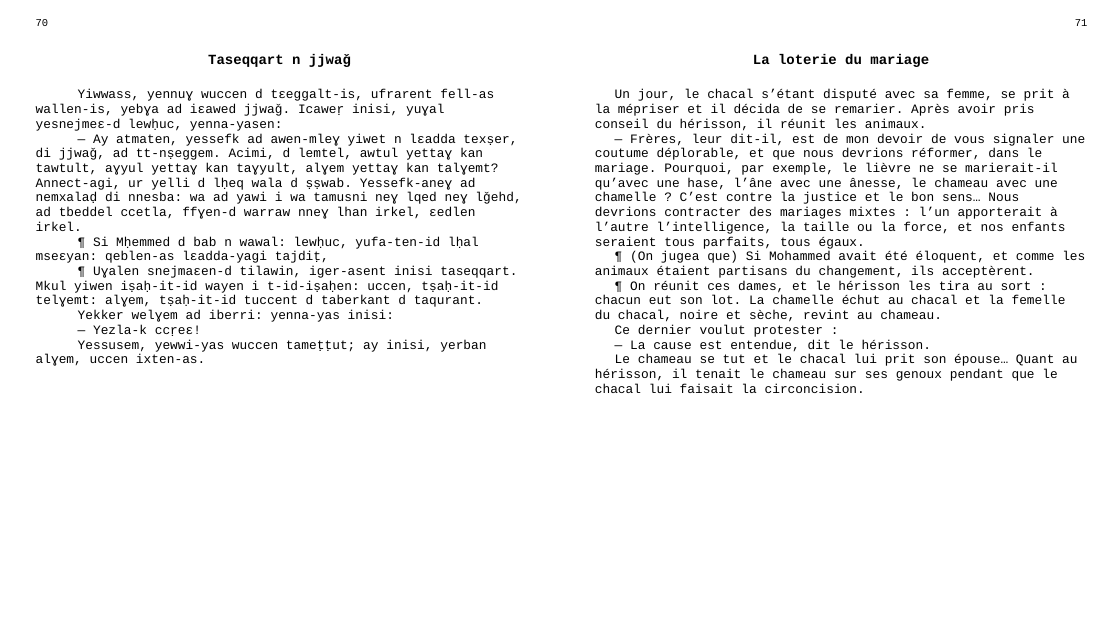
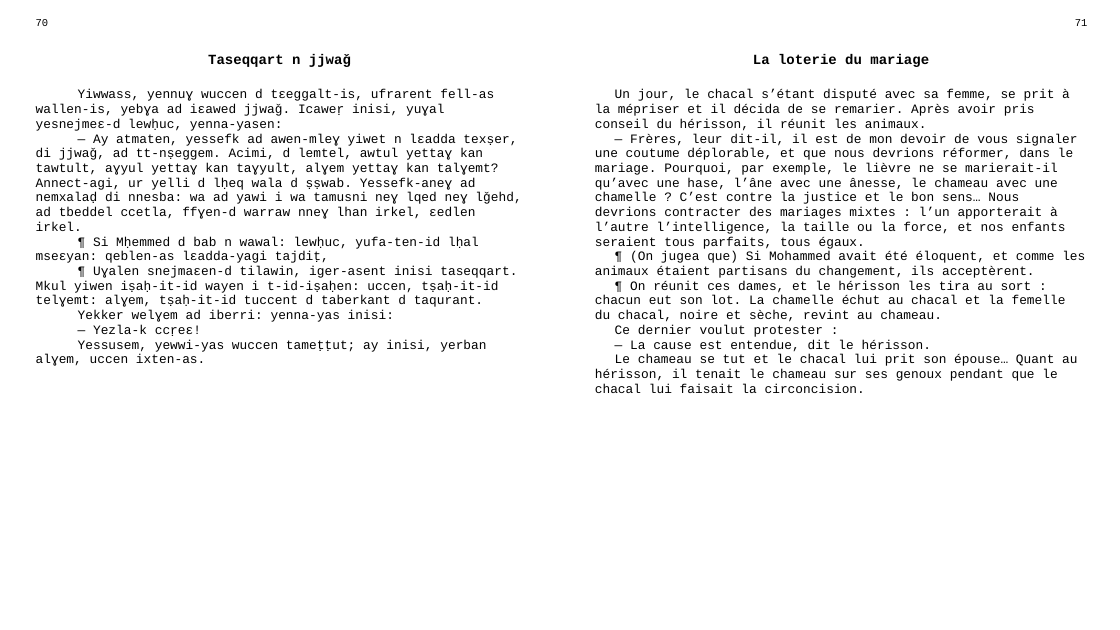
Before and after one commit to sferhah/tamacahut_n_wuccen, a slide deck: slide 33 of Uccen.ConsoleApp/Resources/pptx/uccen.pptx. Drawn at 1120x630 pixels with LibreOffice and Linux fonts; fonts in the diff are those of the drawing. Boxes give left, top, right and bottom in pixels: in the first picture for what was removed or moved away, otherwise in the second. Text is boxed around its words. In the diff, an @@ line names an element or a change of style, - is before the commit and + after.

```diff
--- a/Uccen.ConsoleApp/Resources/pptx/uccen.pptx
+++ b/Uccen.ConsoleApp/Resources/pptx/uccen.pptx
@@ table at (27,13,1096,607) @@
-row 3, column 3: Un jour, le chacal s’étant disputé avec sa femme, se prit à la mépriser et il décida de se remarier. Après avoir pris conseil du hérisson, il réunit les animaux. / — Frères, leur dit-il, est de mon devoir de vous signaler une coutume déplorable, et que nous devrions réformer, dans le mariage. Pourquoi, par exemple, le lièvre ne se marierait-il qu’avec une hase, l’âne avec une ânesse, le chameau avec une chamelle ? C’est contre la justice et le bon sens… Nous devrions contracter des mariages mixtes : l’un apporterait à l’autre l’intelligence, la taille ou la force, et nos enfants seraient tous parfaits, tous égaux. / ¶ (On jugea que) Si Mohammed avait été éloquent, et comme les animaux étaient partisans du changement, ils acceptèrent. / ¶ On réunit ces dames, et le hérisson les tira au sort : chacun eut son lot. La chamelle échut au chacal et la femelle du chacal, noire et sèche, revint au chameau. / Ce dernier voulut protester : / — La cause est entendue, dit le hérisson. / Le chameau se tut et le chacal lui prit son épouse… Quant au hérisson, il tenait le chameau sur ses genoux pendant que le chacal lui faisait la circoncision.
+row 3, column 3: Un jour, le chacal s’étant disputé avec sa femme, se prit à la mépriser et il décida de se remarier. Après avoir pris conseil du hérisson, il réunit les animaux. / — Frères, leur dit-il, il est de mon devoir de vous signaler une coutume déplorable, et que nous devrions réformer, dans le mariage. Pourquoi, par exemple, le lièvre ne se marierait-il qu’avec une hase, l’âne avec une ânesse, le chameau avec une chamelle ? C’est contre la justice et le bon sens… Nous devrions contracter des mariages mixtes : l’un apporterait à l’autre l’intelligence, la taille ou la force, et nos enfants seraient tous parfaits, tous égaux. / ¶ (On jugea que) Si Mohammed avait été éloquent, et comme les animaux étaient partisans du changement, ils acceptèrent. / ¶ On réunit ces dames, et le hérisson les tira au sort : chacun eut son lot. La chamelle échut au chacal et la femelle du chacal, noire et sèche, revint au chameau. / Ce dernier voulut protester : / — La cause est entendue, dit le hérisson. / Le chameau se tut et le chacal lui prit son épouse… Quant au hérisson, il tenait le chameau sur ses genoux pendant que le chacal lui faisait la circoncision.
```
Also in this commit, not shown: 21 other slides changed, 1 other file.
